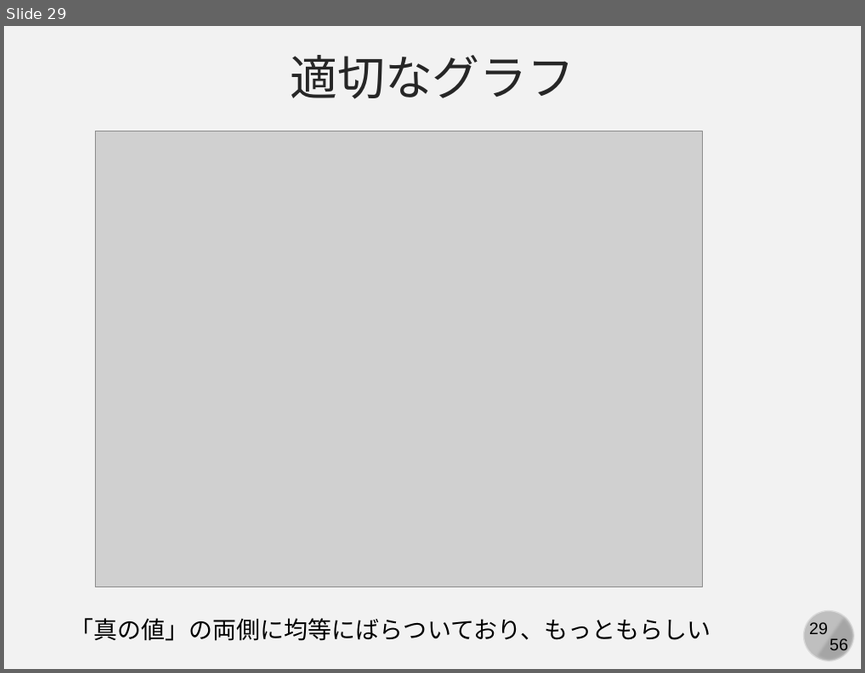
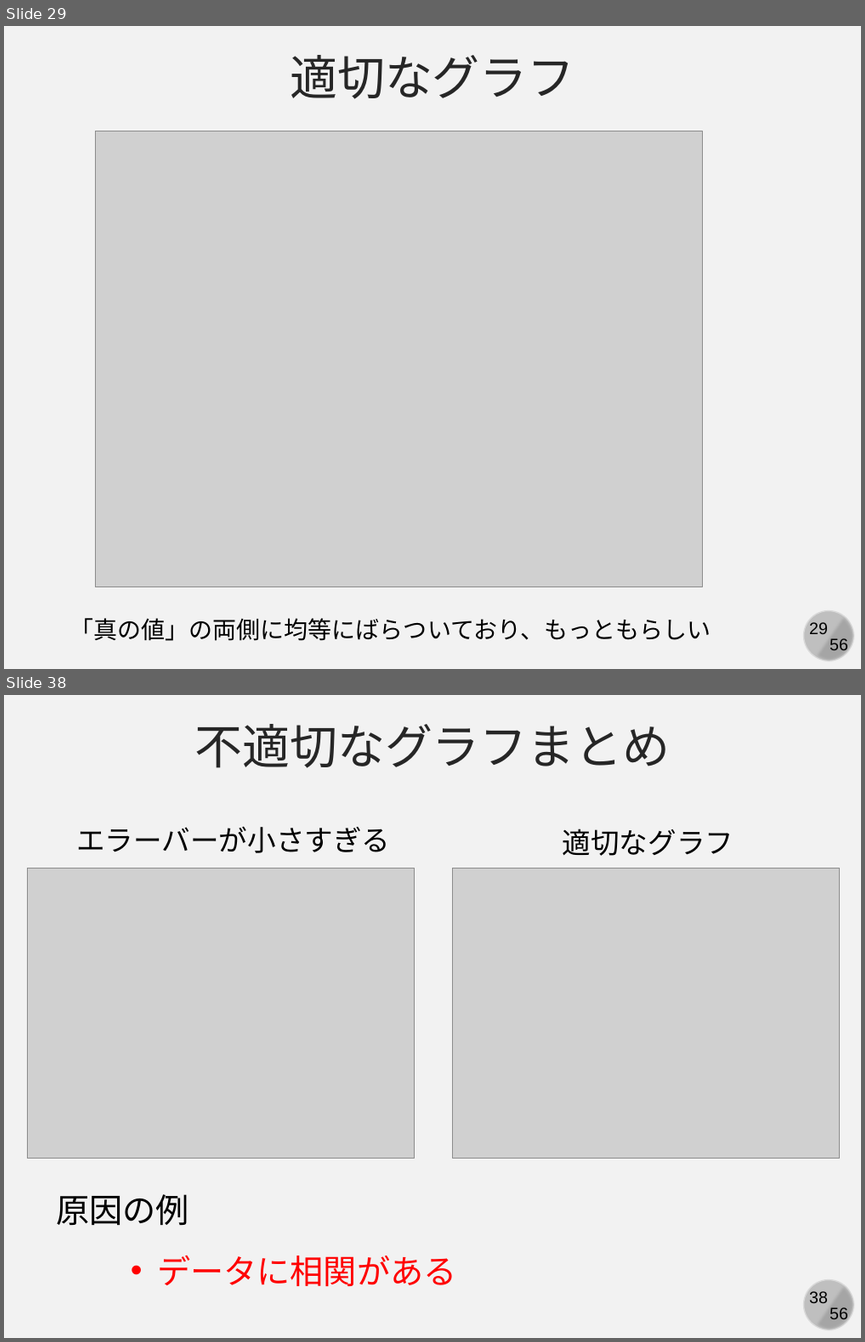
Before and after one commit to kaityo256/simulation_engineering, a slide deck: 03_mc_advanced/simulation03.pptx. Shown one above the other, each under a label of ours: slide 29 before the commit, slides 29 and 38 after it; the slides between them are not shown. The pictures are 865x673 and 865x1342 pixels, drawn with LibreOffice and Linux fonts; fonts in the diff are those of the drawing; grey boxes stand for pictures. Boxes give left, top, right and bottom in pixels: in the first picture for what was removed or moved away, otherwise in the second. Text is boxed around its words. In the diff, an @@ line names an element or a change of style, - is before the commit and + after.

```diff
--- a/03_mc_advanced/simulation03.pptx
+++ b/03_mc_advanced/simulation03.pptx
@@ slide 38 added at [4, 695, 861, 1338], background #F2F2F2; not listed: 4 template elements that a slide beside it also shows @@
@@ text added at [194, 724, 670, 768], 40 pt, text #262626 @@
+不適切なグラフまとめ
@@ text added at [76, 826, 390, 853], 24 pt, text #000000 @@
+エラーバーが小さすぎる
@@ text added at [562, 828, 734, 856], 24 pt, text #000000 @@
+適切なグラフ
@@ picture added at [28, 868, 415, 1158] @@
@@ picture added at [453, 868, 840, 1158] @@
@@ text added at [56, 1194, 189, 1225], 28 pt, text #000000 @@
+原因の例
@@ text added at [157, 1255, 456, 1287], 28 pt, text #FF0000 @@
+• データに相関がある
```
Also in this commit, not shown: 1 slide changed, 9 other slides added, 15 other files.
